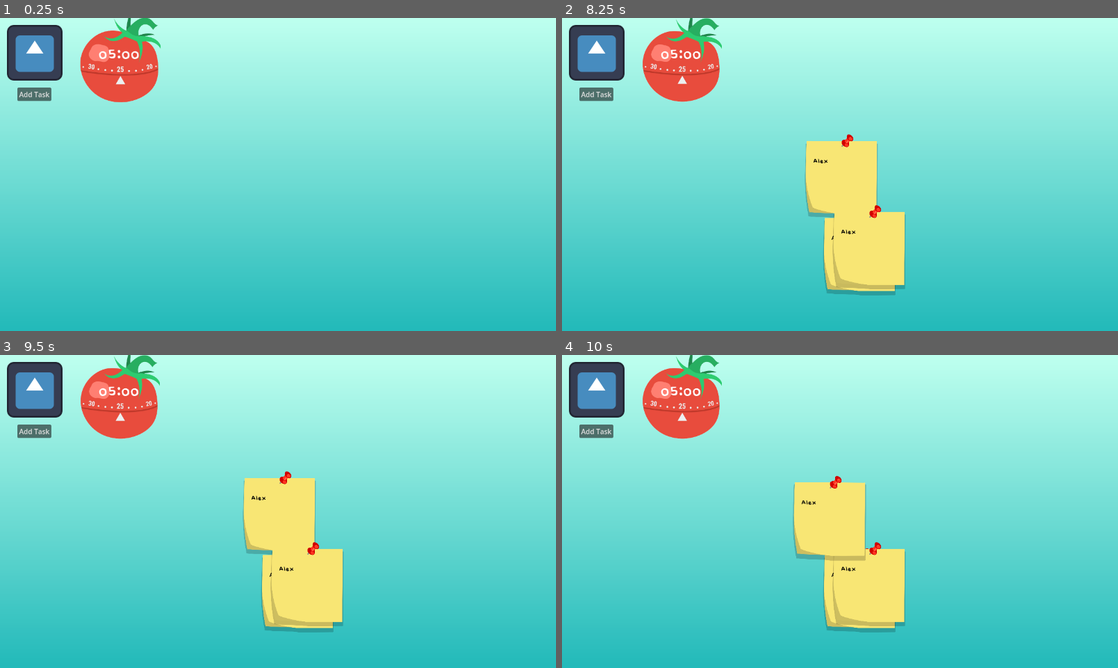
Above: before the commit, frames 1-4 (two rows, left to right).
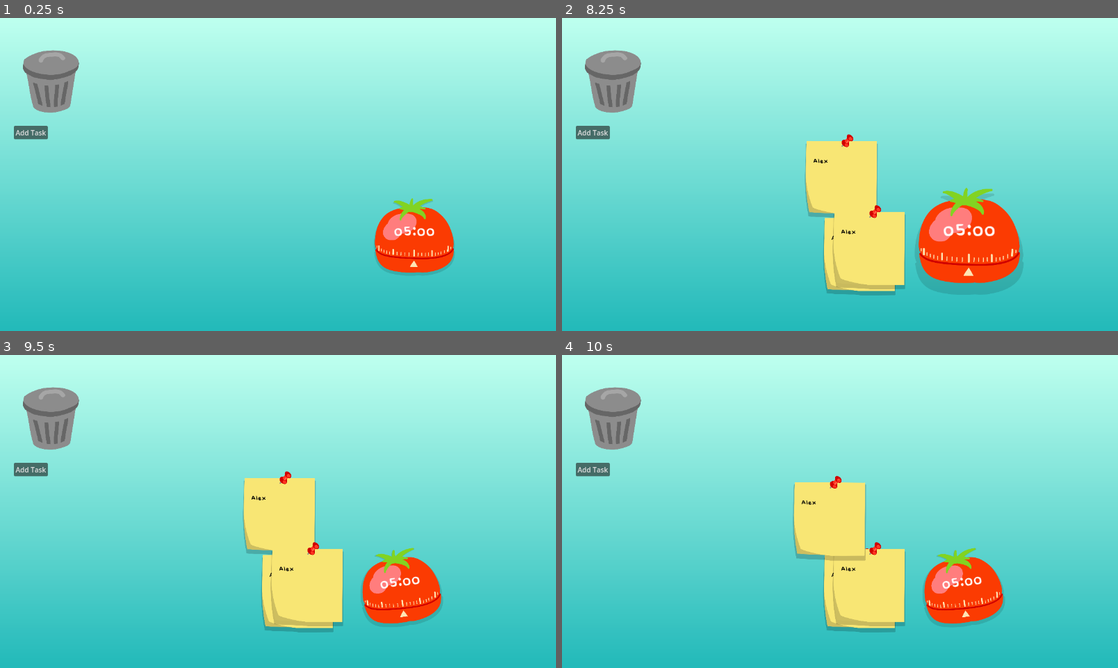
Above: after the commit, the same moments.

Repository: NatePlays95/cute-pomodoro
Game: Godot game, scene res://screens/main/main.tscn
Same seed, same stepped clock (60 frames per second), same inputs: the game is played once before the commit and once after it. The engine's default icon, where the game draws it, is replaced by a stand-in: a white triangle on a blue panel in a dark square.
Inputs (mouse positions are in pixels of both pictures, inside the frame that each line leads up to):
- Up to frame 1 (0.25 s): no input
- Up to frame 2 (8.25 s): click "Add Task" at 0.5 s; click (856, 240) at 1.27 s; type "Alex" at 1.35 s; click "Add Task" at 2 s; click (840, 161) at 2.77 s; type "Alex" at 2.85 s; click "Add Task" at 3.5 s; click (867, 233) at 4.27 s; type "Alex" at 4.35 s; tap Enter at 5, 6.5, 8 s; move the mouse to (962, 158) at 5.02 s; hold Shift 5.03-5.75 s; click (962, 158) at 5.17 s; tap Space at 5.75, 7.25 s; drag from (728, 190) to (595, 52) at 5.77 s; move the mouse to (895, 105) at 6.52 s; hold Shift 6.53-7.25 s; click (895, 105) at 6.67 s; drag from (812, 237) to (673, 127) at 7.27 s; move the mouse to (1006, 221) at 8.02 s; hold Shift from 8.03 s (still down); click (1006, 221) at 8.17 s
- Up to frame 3 (9.5 s): release Shift at 8.75 s; drag from (111, 464) to (33, 389) at 8.77 s
- Up to frame 4 (10 s): move the mouse to (867, 511) at 9.52 s; hold Shift from 9.53 s (still down); click (867, 511) at 9.67 s

The runs differ from the first frame. In frame 1, 8.6% of the frame differs, in the area x 1-82%, y 0-82%; in frame 2, 10%, in the area x 1-83%, y 0-85%; in frame 3, 8.4%; in frame 4, 8.4%.

Commit message:
trash and timer sound

Diff:
--- a/components/draggable_panel_container.gd
+++ b/components/draggable_panel_container.gd
@@ -48,11 +48,27 @@
 				#z_index = 0
 				released.emit(self)
 
+func _clamp_position_to_screen(input_position:Vector2) -> Vector2:
+	var view_rect_size = get_viewport_rect().size
+	var camera = get_viewport().get_camera_2d()
+	var camera_center := camera.get_screen_center_position()
+	var camera_scale = camera.zoom
+	var min_x = camera_center.x - (view_rect_size.x/2) / camera_scale.x
+	var max_x = camera_center.x + (view_rect_size.x/2) / camera_scale.x
+	var min_y = camera_center.y - (view_rect_size.y/2) / camera_scale.y
+	var max_y = camera_center.y + (view_rect_size.y/2) / camera_scale.y
+	var return_position = Vector2(
+		clamp(input_position.x, min_x, max_x),
+		clamp(input_position.y, min_y, max_y)
+	)
+	return return_position
 
 func _process(delta) -> void:
 	if dragging:
 		var old_position = global_position
-		global_position = lerp(global_position, get_global_mouse_position() + drag_offset, delta*drag_lerp_speed)
+		var mouse_position = _clamp_position_to_screen(get_global_mouse_position())
+
+		global_position = lerp(global_position, mouse_position + drag_offset, delta*drag_lerp_speed)
 		drag_delta_pos = global_position - old_position
 	else:
 		global_position += drag_delta_pos
--- a/components/timer/pomodoro_timer.gd
+++ b/components/timer/pomodoro_timer.gd
@@ -61,23 +61,29 @@
 		rotation_degrees += drag_delta_pos.x*0.5
 	if abs(drag_delta_pos.x) <= 3.0:
 		drag_delta_pos *= 0.95
+
+	%ShadowSprite.global_position = %TomatoSprite.global_position + Vector2(0, 20 if dragging else 5)
+	if dragging:
+		%ShadowSprite.scale = lerp(%ShadowSprite.scale, Vector2.ONE*1.1, delta*10)
+	else:
+		%ShadowSprite.scale = lerp(%ShadowSprite.scale, Vector2.ONE*1.05, delta*3)
 	#print_debug(drag_delta_pos.x)
 
 
 
-
-
-func _on_shake_detected():
+func toggle_timer():
 	AudioManager.play_sfx("magic_ding.wav")
 	if timer_active:
 		stop()
 	else:
 		if starting_minutes == 0: starting_minutes = 1
 		start(starting_minutes*60)
-		#start(60*1)
+
+func _on_shake_detected():
+	toggle_timer()
 
 func _on_timer_finished():
 	timer_active = false
 	starting_minutes = 0.0
 	AudioManager.play_sfx("magic_ding.wav")
-	print("YAYYY")
+	$AlarmSound.play()
--- a/components/timer/pomodoro_timer.tscn
+++ b/components/timer/pomodoro_timer.tscn
@@ -1,29 +1,34 @@
 [gd_scene load_steps=7 format=3 uid="uid://dk8rv02j4su6e"]
 
 [ext_resource type="Script" path="res://components/timer/pomodoro_timer.gd" id="1_3vsls"]
-[ext_resource type="Texture2D" uid="uid://cls1d4fj82wfu" path="res://images/pomodoro_placeholder.png" id="2_bna5t"]
+[ext_resource type="Texture2D" uid="uid://bk87pc80xvtwb" path="res://images/pomodoro_clock.png" id="2_b57tc"]
 [ext_resource type="Script" path="res://components/shake_detector_component.gd" id="3_b6xdn"]
 [ext_resource type="FontFile" uid="uid://bva5v1fktgn04" path="res://themes/Baby Doll.ttf" id="4_hk5tt"]
+[ext_resource type="AudioStream" uid="uid://ibuqr15k74xy" path="res://audio/sfx/alarm.wav" id="5_8l1e3"]
 
-[sub_resource type="StyleBoxEmpty" id="StyleBoxEmpty_4d613"]
-
-[sub_resource type="AtlasTexture" id="AtlasTexture_k84r3"]
-atlas = ExtResource("2_bna5t")
-region = Rect2(559.907, 96.5351, 326.397, 354.643)
+[sub_resource type="StyleBoxEmpty" id="StyleBoxEmpty_wbp87"]
 
 [node name="PomodoroTimer" type="PanelContainer"]
 custom_minimum_size = Vector2(180, 170)
 offset_right = 180.0
 offset_bottom = 170.0
-theme_override_styles/panel = SubResource("StyleBoxEmpty_4d613")
+theme_override_styles/panel = SubResource("StyleBoxEmpty_wbp87")
 script = ExtResource("1_3vsls")
 drag_rotation_degrees = 0.0
 friction_after_release = 0.03
 
-[node name="Sprite2D" type="Sprite2D" parent="."]
-position = Vector2(89, 67)
-scale = Vector2(0.585123, 0.585123)
-texture = SubResource("AtlasTexture_k84r3")
+[node name="SpriteHolder" type="Node2D" parent="."]
+position = Vector2(94, 94)
+scale = Vector2(0.3, 0.3)
+
+[node name="ShadowSprite" type="Sprite2D" parent="SpriteHolder"]
+unique_name_in_owner = true
+modulate = Color(0, 0, 0, 0.117647)
+texture = ExtResource("2_b57tc")
+
+[node name="TomatoSprite" type="Sprite2D" parent="SpriteHolder"]
+unique_name_in_owner = true
+texture = ExtResource("2_b57tc")
 
 [node name="ShakeDetectorComponent" type="Node2D" parent="."]
 script = ExtResource("3_b6xdn")
@@ -34,7 +39,7 @@
 
 [node name="MarginContainer" type="MarginContainer" parent="."]
 layout_mode = 2
-theme_override_constants/margin_top = 40
+theme_override_constants/margin_top = 55
 
 [node name="TimerLabel" type="RichTextLabel" parent="MarginContainer"]
 unique_name_in_owner = true
@@ -44,3 +49,7 @@
 theme_override_font_sizes/normal_font_size = 42
 bbcode_enabled = true
 text = "[center]00:00"
+
+[node name="AlarmSound" type="AudioStreamPlayer" parent="."]
+stream = ExtResource("5_8l1e3")
+bus = &"SFX"
--- /dev/null
+++ b/components/trash/trash.gd
@@ -0,0 +1,26 @@
+extends Node2D
+
+signal trash_used
+
+func _ready():
+	%TrashArea.area_entered.connect(_on_area_entered_trash)
+	%TrashArea.area_exited.connect(_on_area_exited_trash)
+
+func _on_area_entered_trash(area:Area2D) -> void:
+	var object = area.get_parent()
+	if object is TaskCard:
+		AudioManager.play_sfx("crumple.wav")
+		object.delete()
+		var move_tween = create_tween()
+		move_tween.tween_property(
+			object, "global_position", %TrashArea.global_position, 0.19)
+		move_tween.tween_interval(0.5)
+		move_tween.tween_callback(trash_used.emit)
+
+func _process(delta: float) -> void:
+	var has_no_areas = %TrashArea.get_overlapping_areas().is_empty()
+	%ClosedSprite.visible = has_no_areas
+	%OpenSprite.visible = not has_no_areas
+
+func _on_area_exited_trash(_area:Area2D) -> void:
+	pass
--- /dev/null
+++ b/components/trash/trash.tscn
@@ -0,0 +1,31 @@
+[gd_scene load_steps=5 format=3 uid="uid://c0i8qy2uwtd34"]
+
+[ext_resource type="Script" path="res://components/trash/trash.gd" id="1_nqipj"]
+[ext_resource type="Texture2D" uid="uid://cpjisbyi4accm" path="res://images/trash_closed.png" id="2_5ups2"]
+[ext_resource type="Texture2D" uid="uid://dboedenbhybna" path="res://images/trash_open.png" id="3_kkkoc"]
+
+[sub_resource type="RectangleShape2D" id="RectangleShape2D_xxcpp"]
+size = Vector2(128, 164)
+
+[node name="Trash" type="Node2D"]
+script = ExtResource("1_nqipj")
+
+[node name="SpriteHolder" type="Node2D" parent="."]
+scale = Vector2(0.256765, 0.223255)
+
+[node name="ClosedSprite" type="Sprite2D" parent="SpriteHolder"]
+unique_name_in_owner = true
+texture = ExtResource("2_5ups2")
+
+[node name="OpenSprite" type="Sprite2D" parent="SpriteHolder"]
+unique_name_in_owner = true
+texture = ExtResource("3_kkkoc")
+
+[node name="TrashArea" type="Area2D" parent="."]
+unique_name_in_owner = true
+collision_layer = 0
+collision_mask = 16
+
+[node name="CollisionShape2D" type="CollisionShape2D" parent="TrashArea"]
+position = Vector2(0, 22)
+shape = SubResource("RectangleShape2D_xxcpp")
--- a/screens/main/main.gd
+++ b/screens/main/main.gd
@@ -6,7 +6,7 @@
 
 func _ready():
 	saving_thread = Thread.new()
-	%TrashArea.area_entered.connect(_on_area_entered_trash)
+	$Trash.trash_used.connect(save_cards)
 
 	await get_tree().create_timer(0.5).timeout
 	load_cards()
@@ -81,23 +81,9 @@
 	pass
 
 func _on_object_released(object:DraggablePanelContainer) -> void:
-	#for area in %TrashArea.get_overlapping_areas():
-		#if area.get_parent() == object:
-			#var move_tween = create_tween()
-			#move_tween.tween_property(object, "global_position", %TrashArea.global_position, 0.1)
-			#object.delete()
 	pass
 
-func _on_area_entered_trash(area:Area2D) -> void:
-	var object = area.get_parent()
-	if object is TaskCard:
-		AudioManager.play_sfx("crumple.wav")
-		object.delete()
-		var move_tween = create_tween()
-		move_tween.tween_property(
-			object, "global_position", %TrashArea.global_position, 0.19)
-		move_tween.tween_interval(0.5)
-		move_tween.tween_callback(save_cards)
+
 
 
 func _on_btn_add_task_pressed() -> void:
--- a/screens/main/main.tscn
+++ b/screens/main/main.tscn
@@ -1,7 +1,7 @@
-[gd_scene load_steps=7 format=3 uid="uid://da1e41ks1w0rp"]
+[gd_scene load_steps=6 format=3 uid="uid://da1e41ks1w0rp"]
 
 [ext_resource type="Script" path="res://screens/main/main.gd" id="1_h7jkx"]
-[ext_resource type="Texture2D" uid="uid://g6lut2jlw60h" path="res://icon.svg" id="2_pkjyu"]
+[ext_resource type="PackedScene" uid="uid://c0i8qy2uwtd34" path="res://components/trash/trash.tscn" id="3_0da02"]
 [ext_resource type="PackedScene" uid="uid://dk8rv02j4su6e" path="res://components/timer/pomodoro_timer.tscn" id="3_3dcfl"]
 
 [sub_resource type="Gradient" id="Gradient_s8ic6"]
@@ -12,11 +12,11 @@
 gradient = SubResource("Gradient_s8ic6")
 fill_from = Vector2(1, 1)
 
-[sub_resource type="RectangleShape2D" id="RectangleShape2D_pa61v"]
-size = Vector2(96, 96)
-
 [node name="Main" type="Node2D"]
 script = ExtResource("1_h7jkx")
+
+[node name="Camera2D" type="Camera2D" parent="."]
+anchor_mode = 0
 
 [node name="Background" type="CanvasLayer" parent="."]
 layer = -10
@@ -34,29 +34,20 @@
 expand_mode = 1
 
 [node name="BtnAddTask" type="Button" parent="."]
-offset_left = 40.0
-offset_top = 160.0
-offset_right = 118.0
-offset_bottom = 191.0
+offset_left = 32.0
+offset_top = 248.0
+offset_right = 110.0
+offset_bottom = 279.0
 text = "Add Task"
 
-[node name="TrashArea" type="Area2D" parent="."]
-unique_name_in_owner = true
-position = Vector2(80, 80)
-collision_layer = 0
-collision_mask = 16
-
-[node name="Sprite2D" type="Sprite2D" parent="TrashArea"]
-texture = ExtResource("2_pkjyu")
-
-[node name="CollisionShape2D" type="CollisionShape2D" parent="TrashArea"]
-shape = SubResource("RectangleShape2D_pa61v")
-
 [node name="PomodoroTimer" parent="." instance=ExtResource("3_3dcfl")]
-offset_left = 184.0
-offset_top = 24.0
-offset_right = 364.0
-offset_bottom = 194.0
+offset_left = 864.0
+offset_top = 416.0
+offset_right = 1044.0
+offset_bottom = 586.0
 friction_after_release = 0.01
 
+[node name="Trash" parent="." instance=ExtResource("3_0da02")]
+position = Vector2(120, 120)
+
 [connection signal="pressed" from="BtnAddTask" to="." method="_on_btn_add_task_pressed"]
Not shown, added: audio/sfx/alarm.wav.import
Binary file added: images/pomodoro_clock.png
Not shown, added: images/pomodoro_clock.png.import
Binary file added: images/trash_closed.png
Not shown, added: images/trash_closed.png.import
Binary file added: images/trash_open.png
Not shown, added: images/trash_open.png.import
Not shown, added: audio/sfx/alarm.wav
